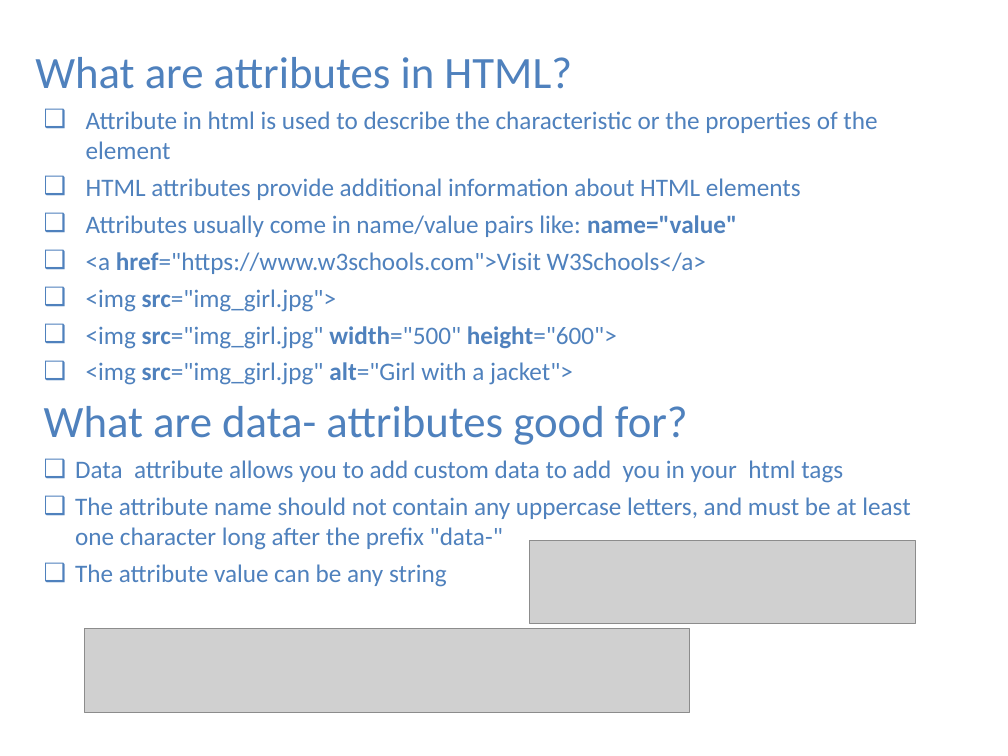
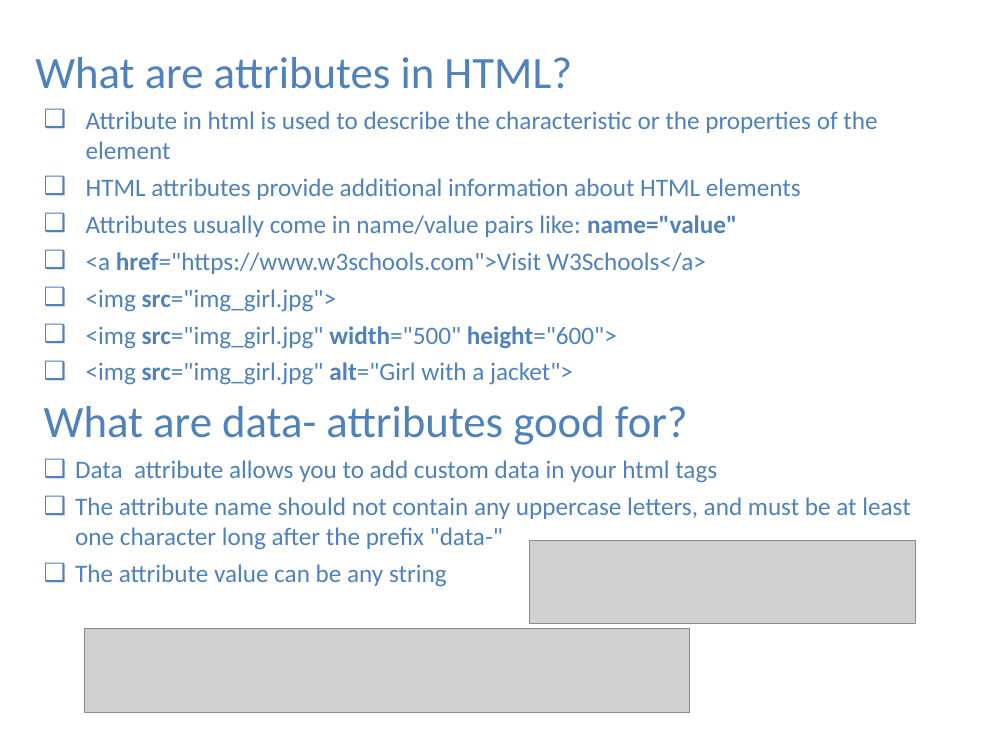
Before and after one commit to vivmehra/interview-questions, a slide deck: slide 10 of html/HTML_Questions.pptx. Drawn at 1008x756 pixels with LibreOffice and Linux fonts; fonts in the diff are those of the drawing; grey boxes stand for pictures. Boxes give left, top, right and bottom in pixels: in the first picture for what was removed or moved away, otherwise in the second. Text is boxed around its words. In the diff, an @@ line names an element or a change of style, - is before the commit and + after.

```diff
--- a/html/HTML_Questions.pptx
+++ b/html/HTML_Questions.pptx
@@ text at [75, 460, 717, 483]: text changed @@
-❑ Data attribute allows you to add custom data to add you in your html tags
+❑ Data attribute allows you to add custom data in your html tags
```
Also in this commit, not shown: 4 other slides changed, 2 other files.
